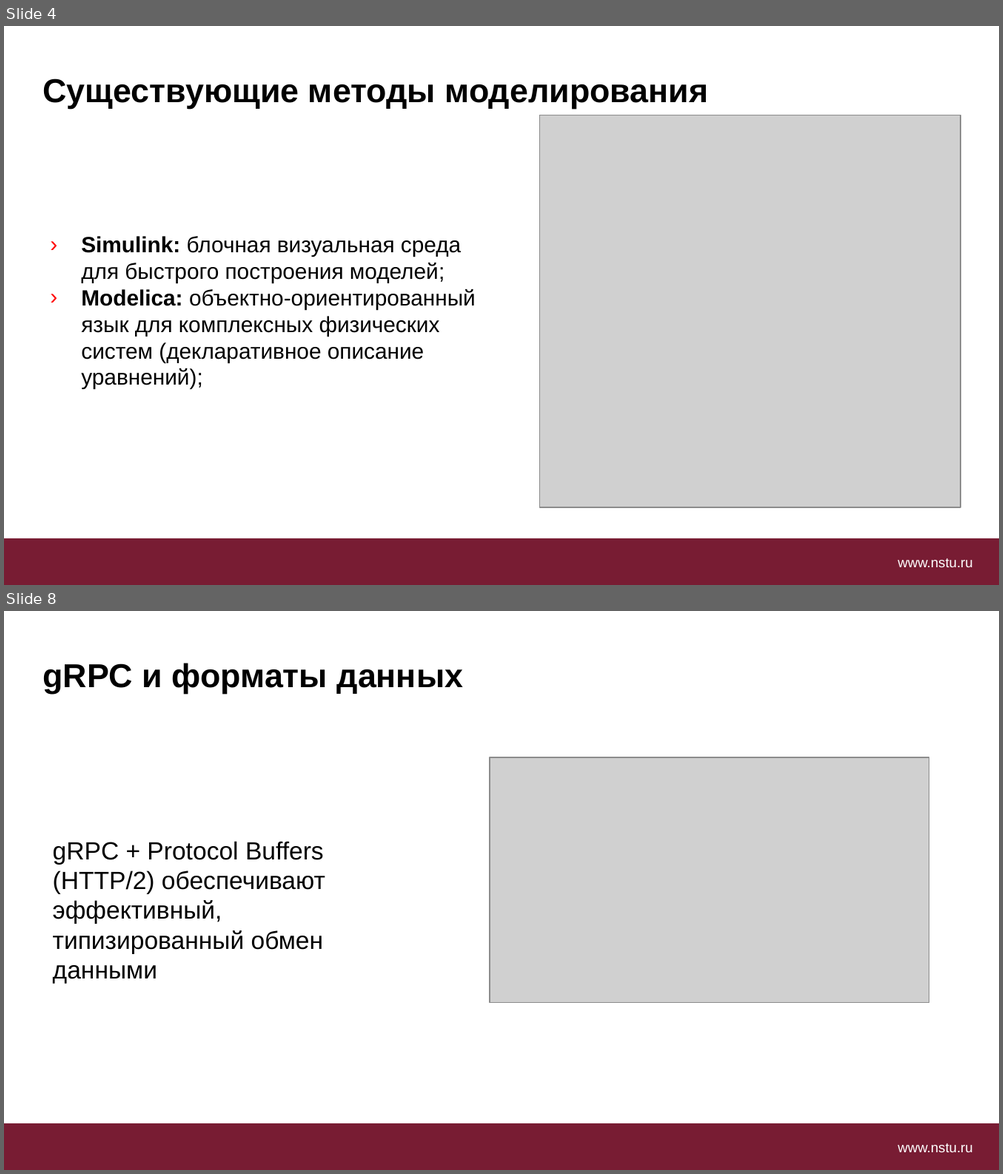
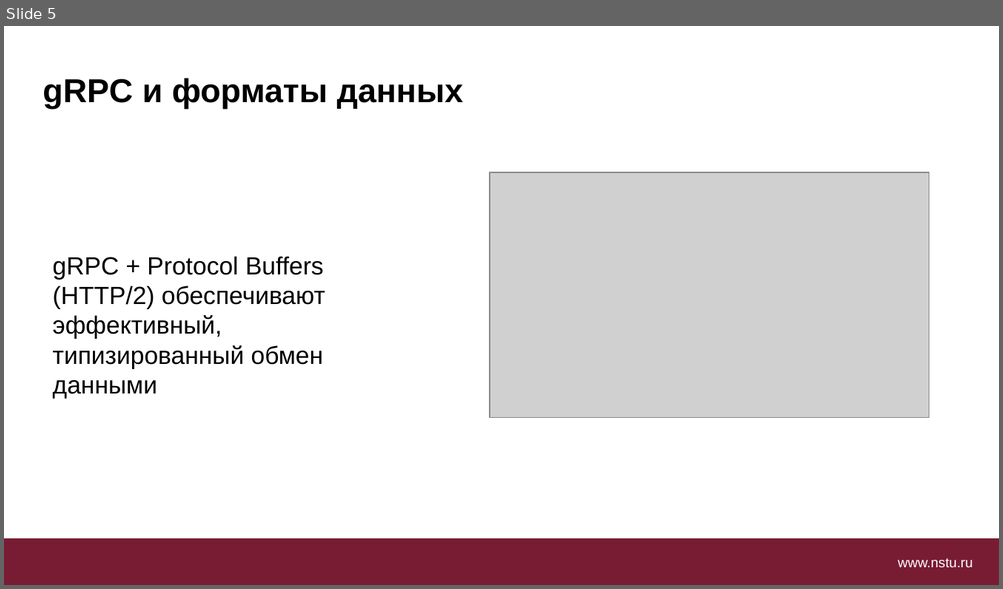
Before and after one commit to blrds/diploma, a slide deck: преза.pptx. Shown one above the other, each under a label of ours: slides 4 and 8 before the commit, slide 5 after it; the slides between them are not shown. The pictures are 1003x1174 and 1003x589 pixels, drawn with LibreOffice and Linux fonts; fonts in the diff are those of the drawing; grey boxes stand for pictures; background and template pictures are left out. Boxes give left, top, right and bottom in pixels: in the first picture for what was removed or moved away, otherwise in the second. Text is boxed around its words. In the diff, an @@ line names an element or a change of style, - is before the commit and + after.

```diff
--- a/преза.pptx
+++ b/преза.pptx
@@ slide 4 removed at bbox=[4, 26, 999, 585], background #FFFFFF; not listed: 2 template elements that a slide beside it also shows @@
@@ text removed at bbox=[42, 79, 708, 109] @@
-Существующие методы моделирования
@@ picture removed at bbox=[539, 116, 960, 508] @@
@@ text removed at bbox=[81, 236, 475, 389] @@
-› Simulink: блочная визуальная среда для быстрого построения моделей;
-› Modelica: объектно-ориентированный язык для комплексных физических систем (декларативное описание уравнений);
@@ what was slide 8 is now slide 5 @@
```
Also in this commit, not shown: 4 slides changed, 6 slides added, 10 other slides removed, 2 other files.
